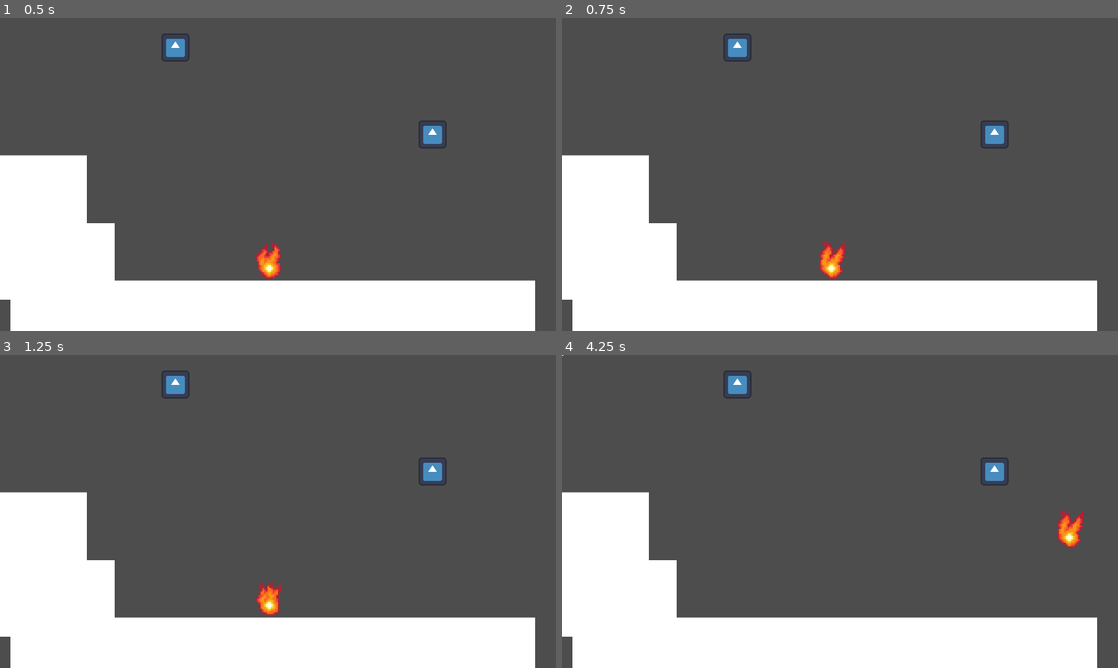
Above: before the commit, frames 1-4 (two rows, left to right).
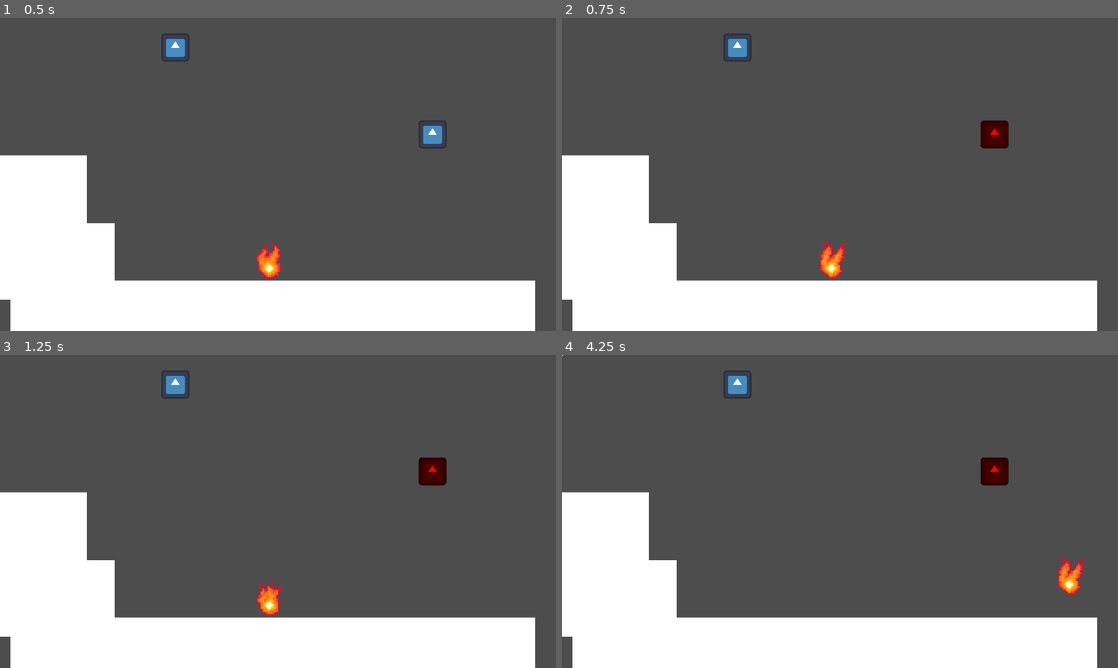
Above: after the commit, the same moments.

Repository: Hex-4/burnout
Game: Godot game, scene res://main_test.tscn
Two runs of this game, one before a commit and one after it. Both use one fixed random seed, a clock stepped at 60 frames per second and the inputs below. The engine's default icon, where the game draws it, is replaced by a stand-in: a white triangle on a blue panel in a dark square.
Inputs (mouse positions are in pixels of both pictures, inside the frame that each line leads up to):
- Up to frame 1 (0.5 s): no input
- Up to frame 2 (0.75 s): tap Enter at 0.5 s; move the mouse to (962, 158) at 0.52 s; press the mouse at (962, 158) at 0.53 s; hold D (right) from 0.53 s (still down)
- Up to frame 3 (1.25 s): keep holding D (right); tap W (jump) at 0.77 s
- Up to frame 4 (4.25 s): move the mouse to (728, 527) at 1.27 s; release the mouse at (728, 527) at 1.28 s; click (728, 527) at 1.35 s; tap W (jump) at 1.52, 3.02, 3.77 s; move the mouse to (895, 442) at 2.02 s; release D (right) at 2.03 s; press the mouse at (895, 442) at 2.03 s; hold A (left) 2.03-2.78 s; tap Alt at 2.1 s; move the mouse to (812, 574) at 2.77 s; release the mouse at (812, 574) at 2.78 s; hold D (right) from 2.78 s (still down); tap Shift at 2.85 s; click (812, 574) at 3.05 s; move the mouse to (1006, 558) at 3.52 s; press the mouse at (1006, 558) at 3.53 s

Frame 1 is identical in both runs. In frame 2, 0.5% of the frame differs, in the area x 75-81%, y 32-42%; in frame 3, 0.5%; in frame 4, 1.3%, in the area x 0-94%, y 0-77%.

Commit message:
start on better grappling

Diff:
--- a/project.godot
+++ b/project.godot
@@ -20,6 +20,10 @@
 window/size/viewport_width=320
 window/size/viewport_height=180
 window/stretch/mode="canvas_items"
+
+[editor_plugins]
+
+enabled=PackedStringArray("res://addons/godot_super-wakatime/plugin.cfg")
 
 [global_group]
 
--- a/scripts/player.gd
+++ b/scripts/player.gd
@@ -4,14 +4,53 @@
 
 const SPEED = 100.0
 const JUMP_VELOCITY = -300.0
+const MAX_GRAPPLE_RANGE = 180
+const ALIGNMENT_THRESHOLD = 0.7
+const DISTANCE_WEIGHT = 0.3
 
 var state := State.FREE
+var attached_point: Node2D
+
+func get_grapple_point() -> Node2D:
+	var points: Array[Node] = get_tree().get_nodes_in_group("attachable")
+	var aim_direction := (get_global_mouse_position() - position).normalized()
+	var best_point: Node2D
+	var best_score := 0.0
+	for p: Node2D in points:
+		var dir := (p.position - position).normalized()
+		var alignment := aim_direction.dot(dir)
+		var distance = position.distance_to(p.position)
+		if distance > MAX_GRAPPLE_RANGE:
+			continue
+		var squashed_distance = distance / MAX_GRAPPLE_RANGE # squashes our distance value into a float 0-1 (same scale as the alignment score)
+		var score = alignment - (DISTANCE_WEIGHT * squashed_distance) # fancy math! punishes anchors that are far away, proportionally to DISTANCE_WEIGHT
+		if score > best_score:
+			best_point = p
+			best_score = score
+
+
+	if best_point:
+		return best_point
+	else:
+		return null
 
 func _physics_process(delta: float) -> void:
+	if Input.is_action_just_pressed("grapple"):
+		attached_point = get_grapple_point()
+		if attached_point:
+			(attached_point.get_node("Icon") as Sprite2D).modulate = Color("red")
+	elif Input.is_action_just_released("grapple"):
+		if attached_point:
+			(attached_point.get_node("Icon") as Sprite2D).modulate = Color(1,1,1,1)
+		attached_point = null
+
 	if Input.is_action_pressed("grapple"):
 		state = State.ATTACHED
 	else:
 		state = State.FREE
+		attached_point = null
+
+
 
 	if state == State.FREE:
 		# Add the gravity.
@@ -31,3 +70,7 @@
 			velocity.x = move_toward(velocity.x, 0, SPEED)
 
 		move_and_slide()
+
+	if state == State.ATTACHED:
+		if not is_on_floor():
+			velocity += get_gravity() * delta
